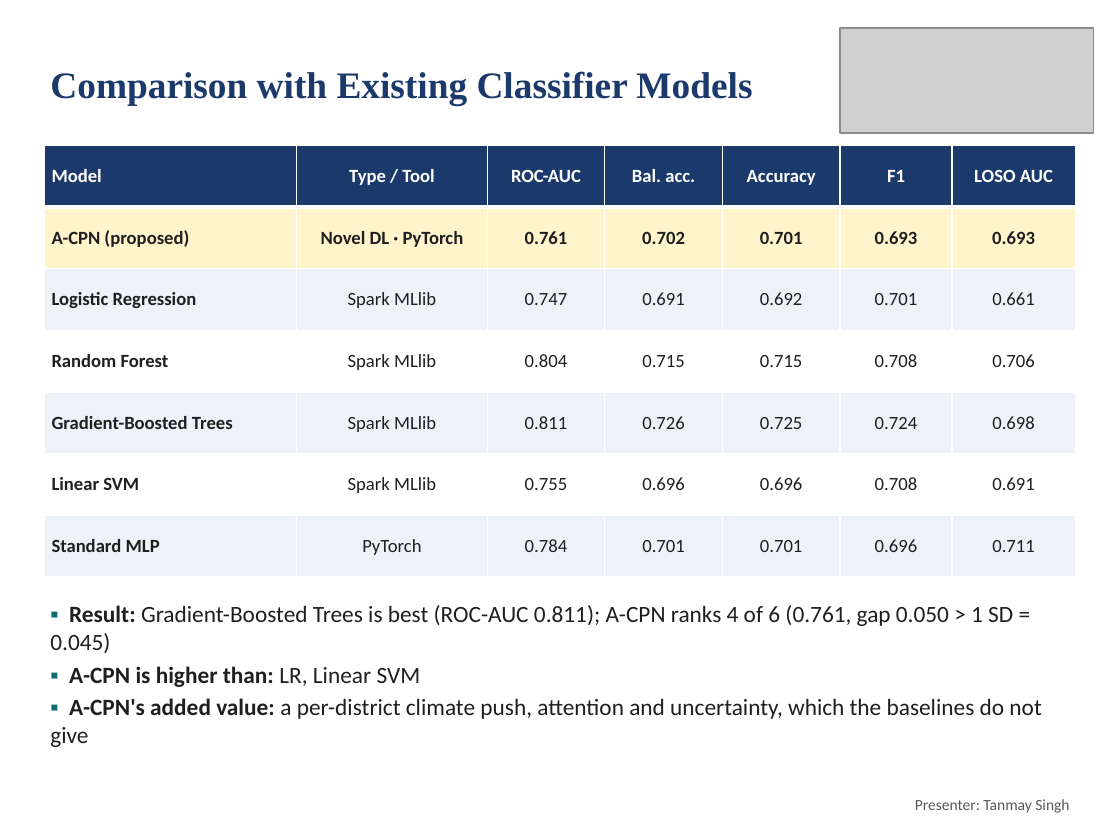
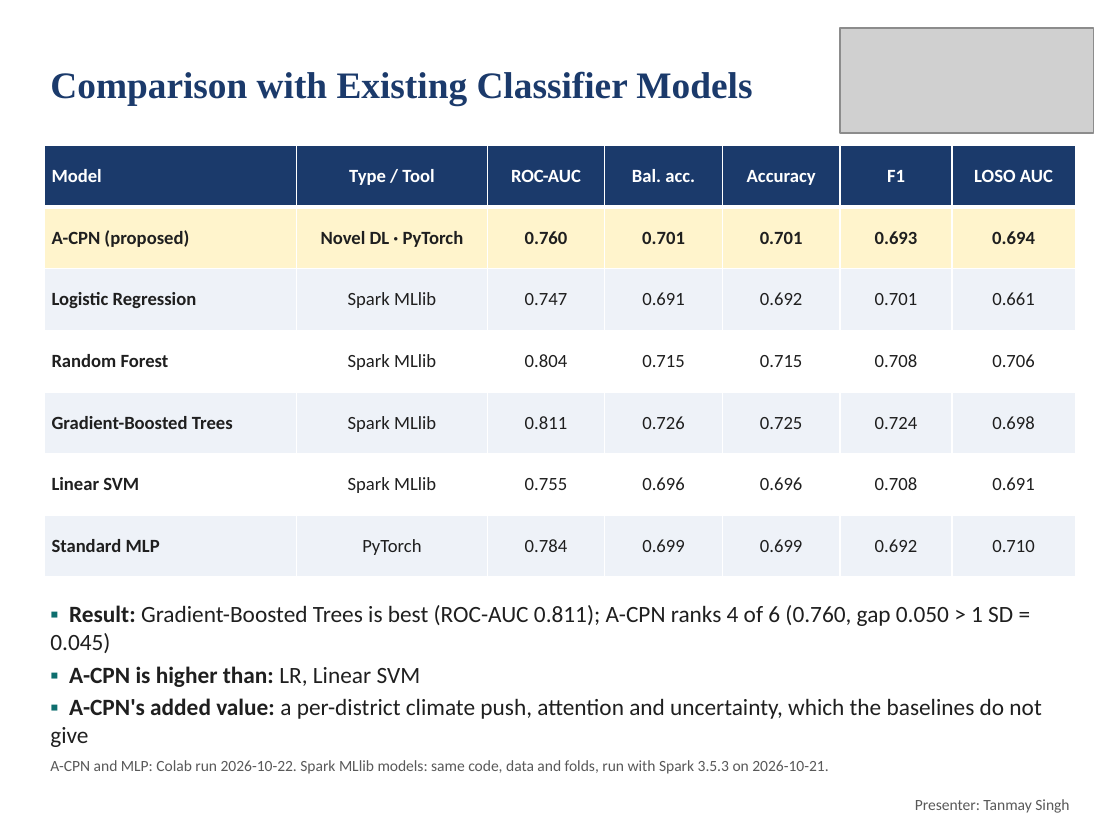
Before and after one commit to deepankarkumar1310/hadoop-ml-algorithm-, a slide deck: slide 13 of docs/Review2_Deck.pptx. Drawn at 1120x840 pixels with LibreOffice and Linux fonts; fonts in the diff are those of the drawing; grey boxes stand for pictures. Boxes give left, top, right and bottom in pixels: in the first picture for what was removed or moved away, otherwise in the second. Text is boxed around its words. In the diff, an @@ line names an element or a change of style, - is before the commit and + after.

Commit message:
Results from the Colab run of 2026-10-22: HDFS, MapReduce, Hive, Spark k-means, models; slides updated

```diff
--- a/docs/Review2_Deck.pptx
+++ b/docs/Review2_Deck.pptx
@@ table at (45,146,1075,577) @@
-row 2: A-CPN (proposed) | Novel DL · PyTorch | 0.761 | 0.702 | 0.701 | 0.693 | 0.693
+row 2: A-CPN (proposed) | Novel DL · PyTorch | 0.760 | 0.701 | 0.701 | 0.693 | 0.694
-row 7: Standard MLP | PyTorch | 0.784 | 0.701 | 0.701 | 0.696 | 0.711
+row 7: Standard MLP | PyTorch | 0.784 | 0.699 | 0.699 | 0.692 | 0.710
@@ text at (50,605,1013,653): text changed @@
-▪ Result: Gradient-Boosted Trees is best (ROC-AUC 0.811); A-CPN ranks 4 of 6 (0.761, gap 0.050 > 1 SD = 0.045)
+▪ Result: Gradient-Boosted Trees is best (ROC-AUC 0.811); A-CPN ranks 4 of 6 (0.760, gap 0.050 > 1 SD = 0.045)
@@ text added at (50,760,828,774), 10 pt, text #595959 @@
+A-CPN and MLP: Colab run 2026-10-22. Spark MLlib models: same code, data and folds, run with Spark 3.5.3 on 2026-10-21.
```
Also in this commit, not shown: 13 other slides changed, 47 other files.
